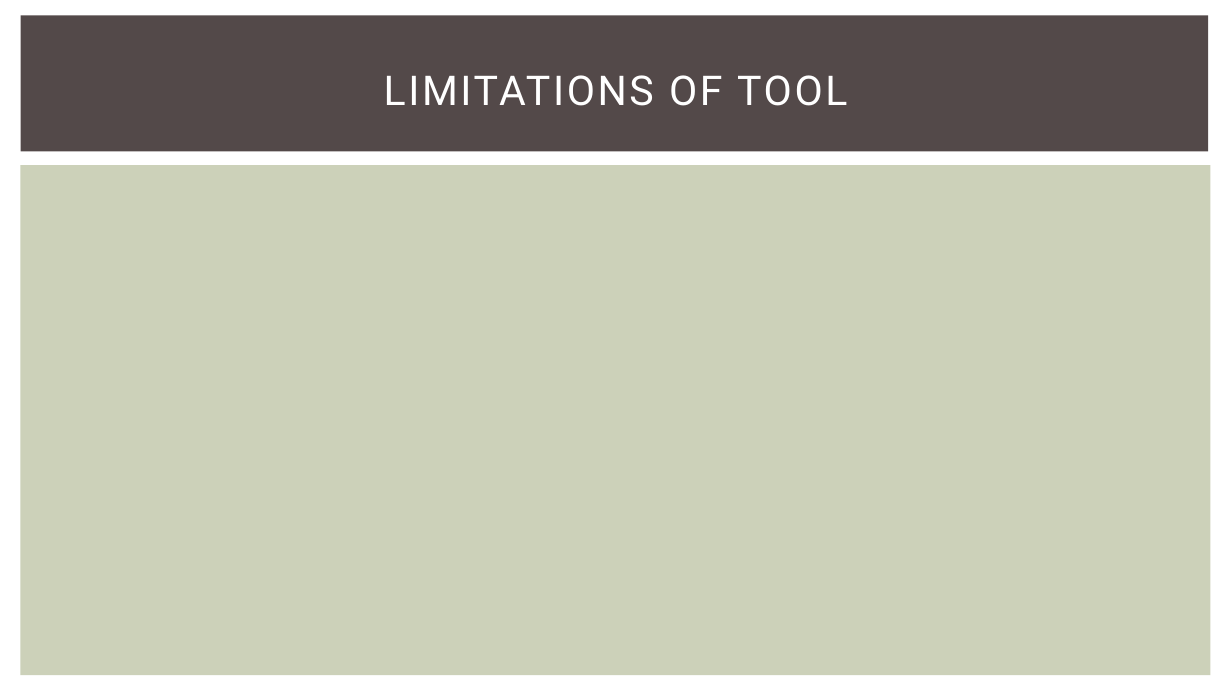
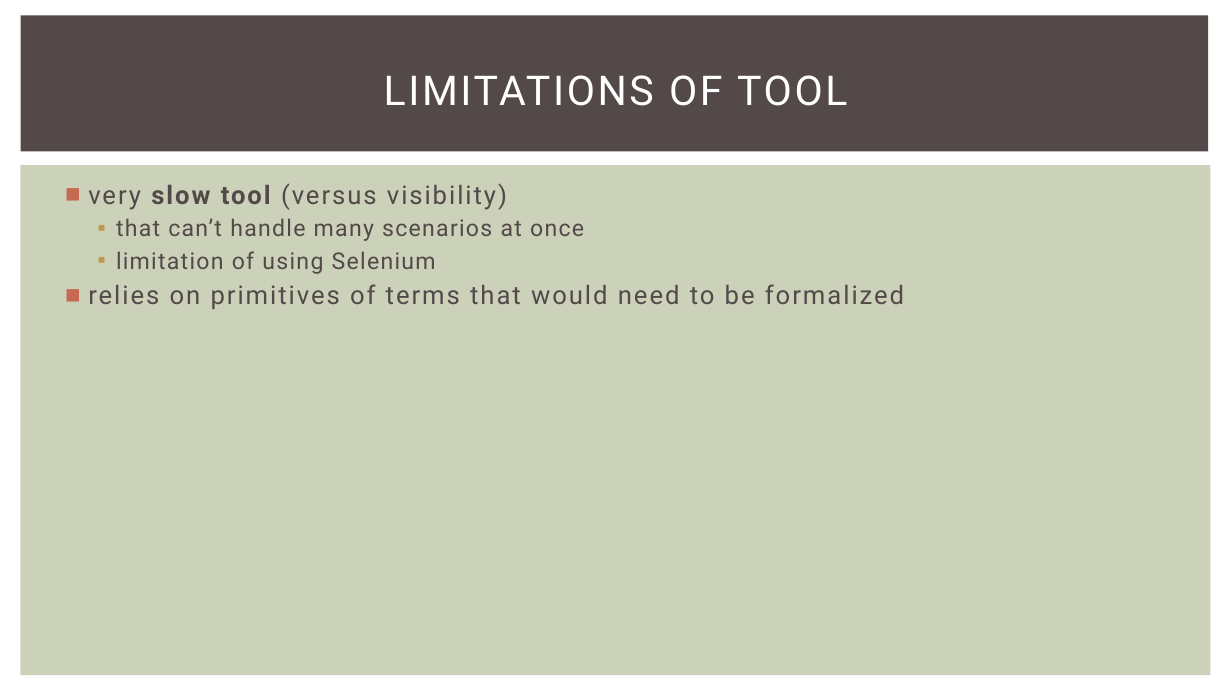
Before and after one commit to jakubbester/fisa-project, a slide deck: slide 3 of Project #2 (FISA Project).pptx. Drawn at 1232x693 pixels with LibreOffice and Linux fonts; fonts in the diff are those of the drawing. Boxes give left, top, right and bottom in pixels: in the first picture for what was removed or moved away, otherwise in the second. Text is boxed around its words. In the diff, an @@ line names an element or a change of style, - is before the commit and + after.

```diff
--- a/Project #2 (FISA Project).pptx
+++ b/Project #2 (FISA Project).pptx
@@ text added at bbox=[88, 183, 904, 309], 20 pt, text #534949 @@
+■ very slow tool (versus visibility)
+  ▪ that can’t handle many scenarios at once
+  ▪ limitation of using Selenium
+■ relies on primitives of terms that would need to be formalized
```
Also in this commit, not shown: 2 other slides changed.
